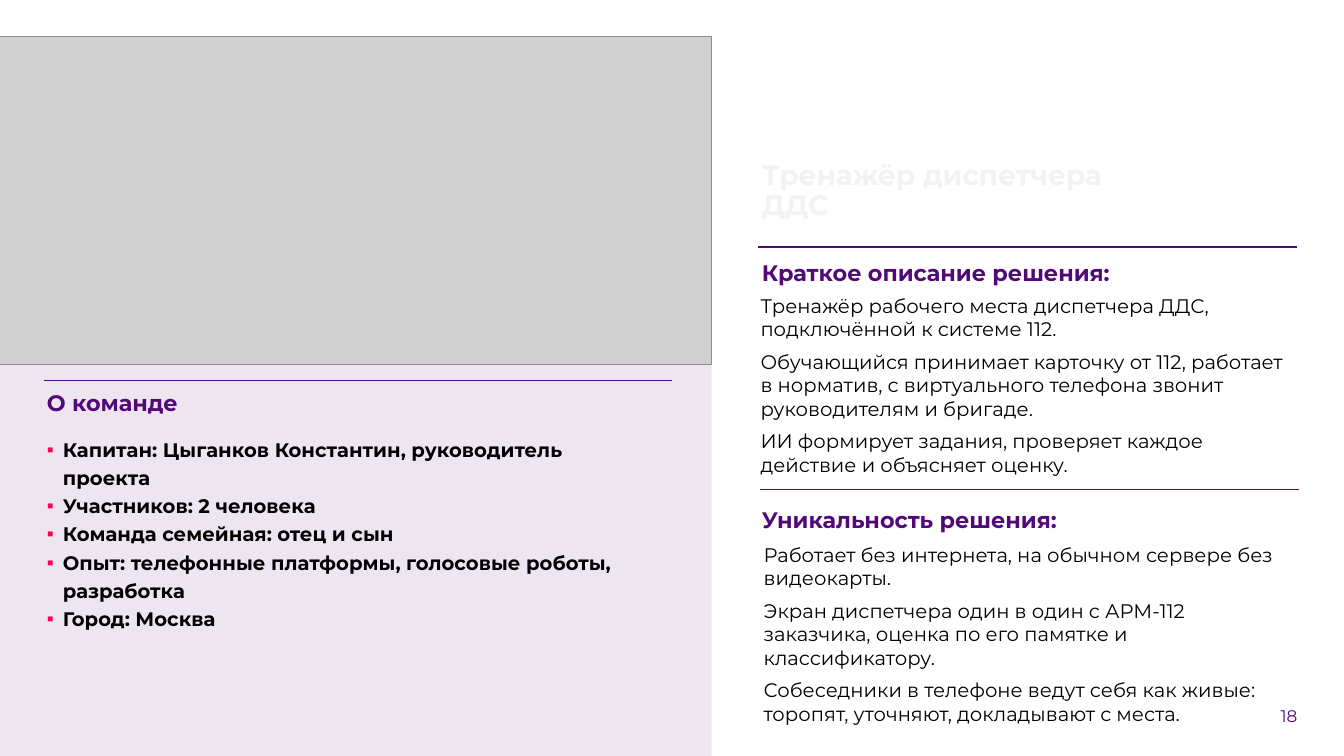
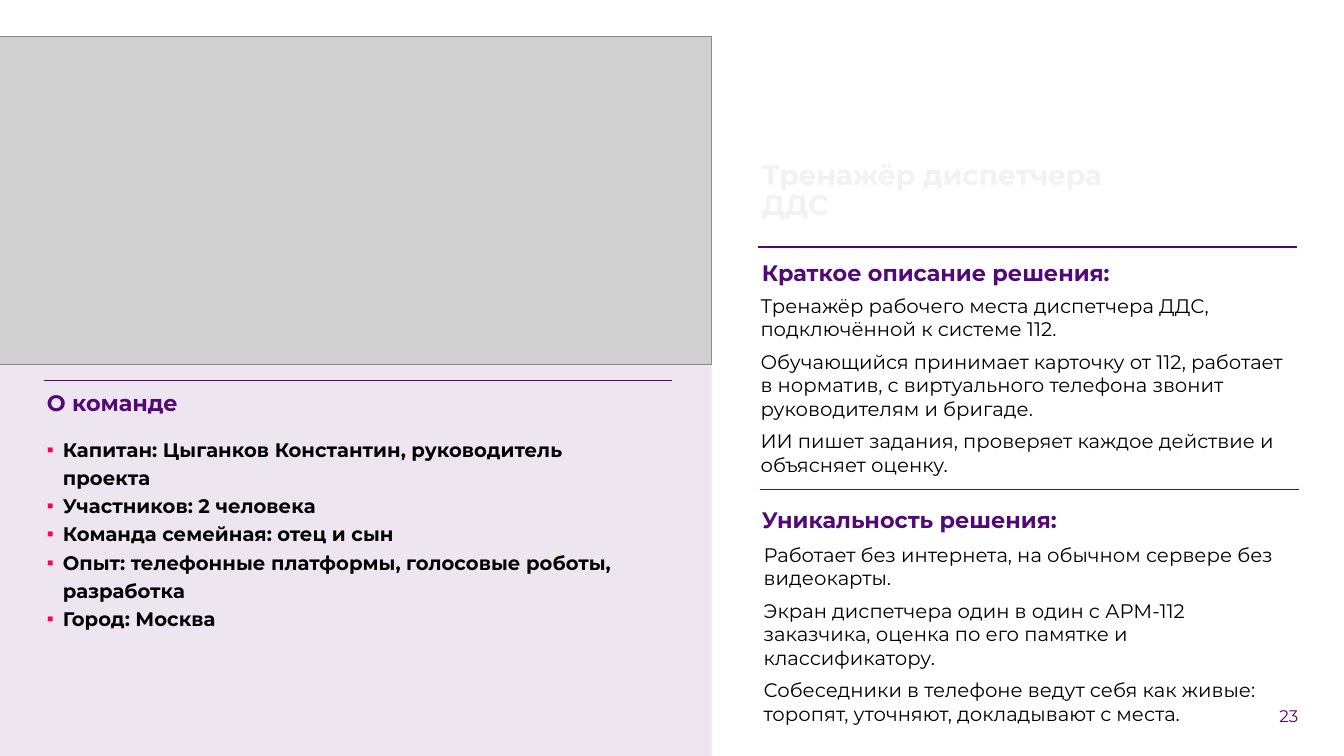
Before and after one commit to Vadik145-beep/lct-112-simulator, a slide deck: slide 23 of docs/presentation/ЛЦТ2026_Ультратех_задача9.pptx (slide 18 before the commit). Drawn at 1344x756 pixels with LibreOffice and Linux fonts; fonts in the diff are those of the drawing; grey boxes stand for pictures; background and template pictures are left out. Boxes give left, top, right and bottom in pixels: in the first picture for what was removed or moved away, otherwise in the second. Text is boxed around its words. In the diff, an @@ line names an element or a change of style, - is before the commit and + after.

Commit message:
docs: презентация финала со скриншотами стенда и пояснениями (#268)
26 слайдов. Добавлены схема «Как проходит занятие», экраны стенда со стрелками
и пояснениями: вход, карточка, виртуальный телефон, справочник, форма «Задания
формирует ИИ», мониторинг преподавателя, разбор с советами. Убраны слайды
«Как устроено» и «Оценка» (их содержание вошло в экраны). Обязательные слайды
шаблона сохранены.

```diff
--- a/docs/presentation/ЛЦТ2026_Ультратех_задача9.pptx
+++ b/docs/presentation/ЛЦТ2026_Ультратех_задача9.pptx
@@ text at box(761, 433, 1273, 476): text changed @@
-ИИ формирует задания, проверяет каждое действие и объясняет оценку.
+ИИ пишет задания, проверяет каждое действие и объясняет оценку.
@@ page number at box(1279, 710, 1298, 722): text changed @@
-18
+23
```
Also in this commit, not shown: 5 other slides changed, 9 slides added, 4 slides removed, 1 other file.
